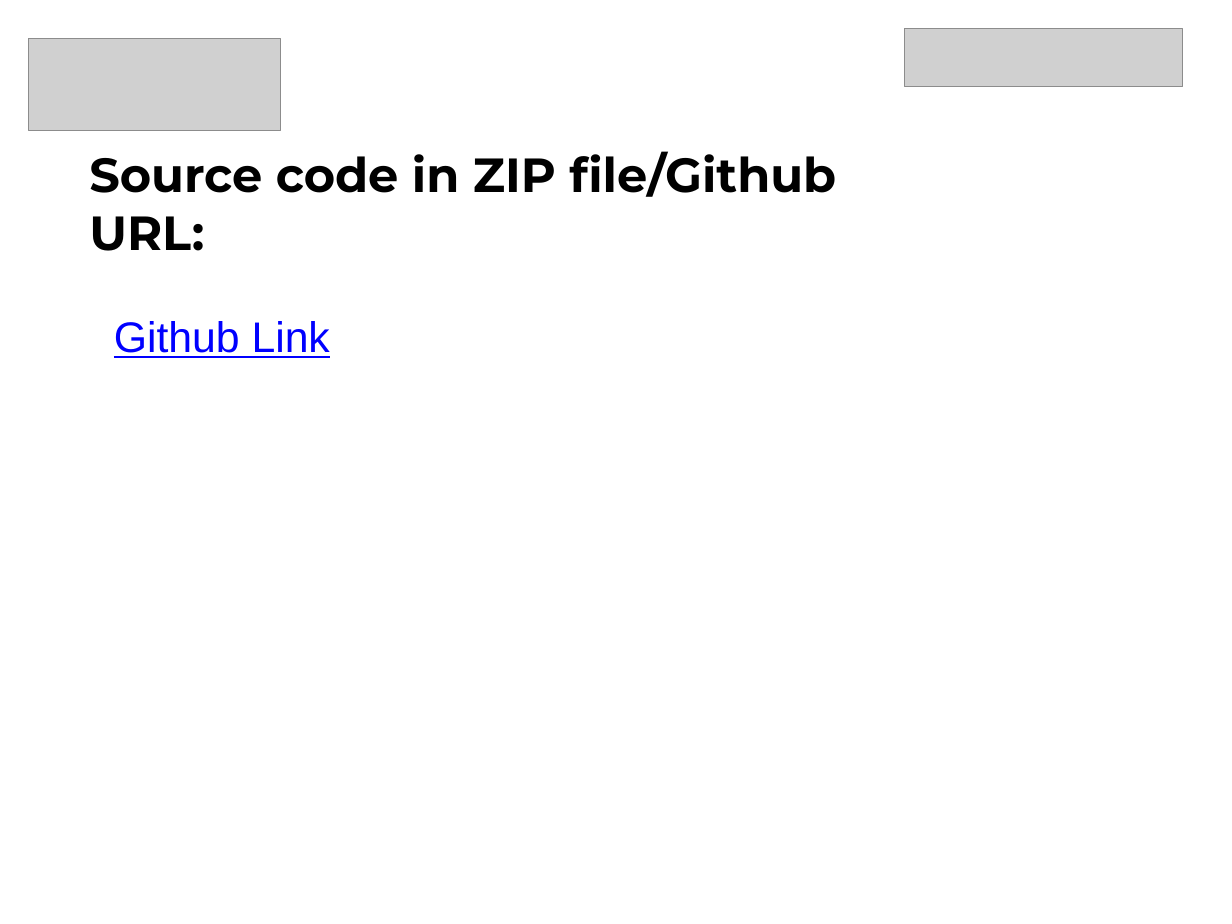
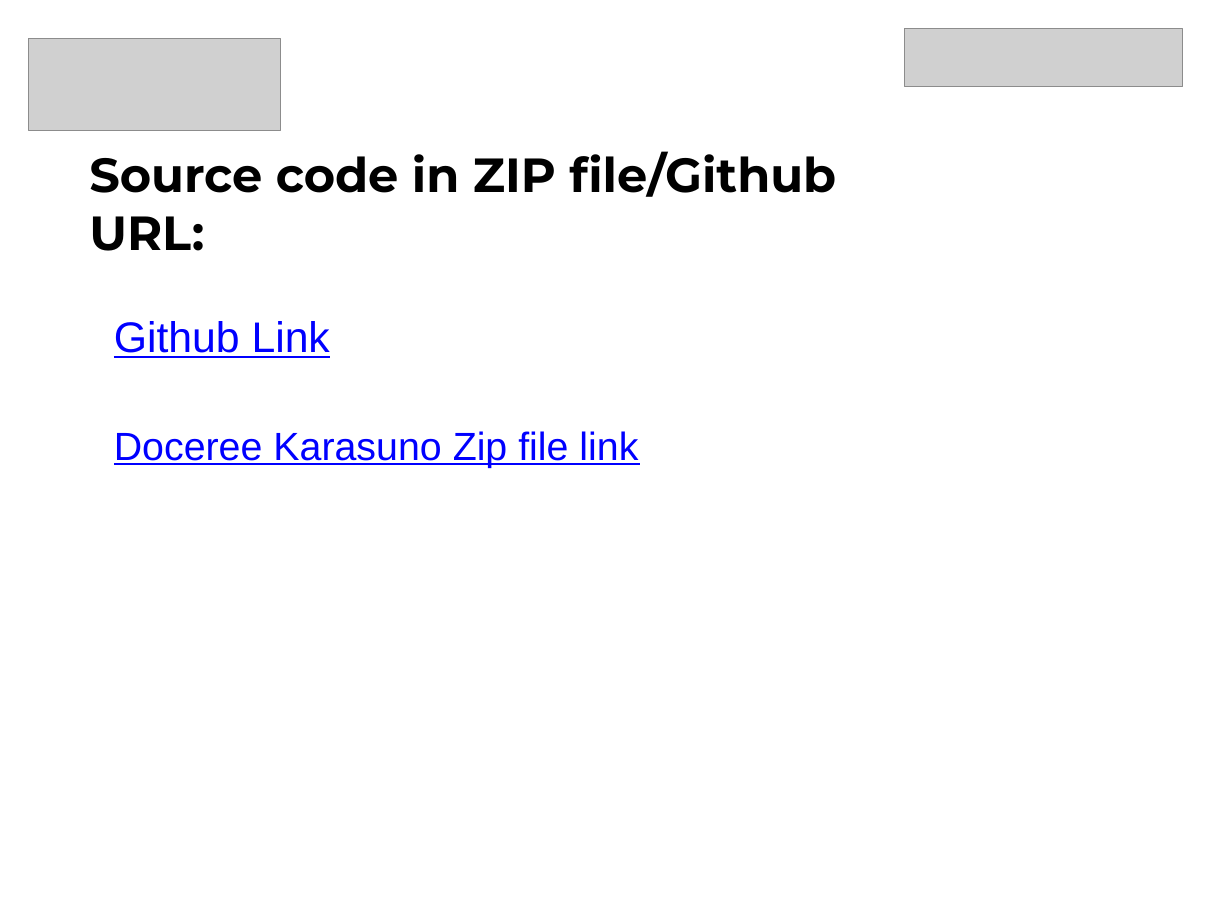
Before and after one commit to PrachetShah/Doceree-ML-Hackathon, a slide deck: slide 7 of Karasuno Doceree-Machine Learning Hackathon.pptx. Drawn at 1232x924 pixels with LibreOffice and Linux fonts; fonts in the diff are those of the drawing; grey boxes stand for pictures. Boxes give left, top, right and bottom in pixels: in the first picture for what was removed or moved away, otherwise in the second. Text is boxed around its words. In the diff, an @@ line names an element or a change of style, - is before the commit and + after.

Commit message:
final ppt with all links inserted

```diff
--- a/Karasuno Doceree-Machine Learning Hackathon.pptx
+++ b/Karasuno Doceree-Machine Learning Hackathon.pptx
@@ text added at [114, 431, 638, 467], 23 pt, text #0000FF, underline @@
+Doceree Karasuno Zip file link
```
